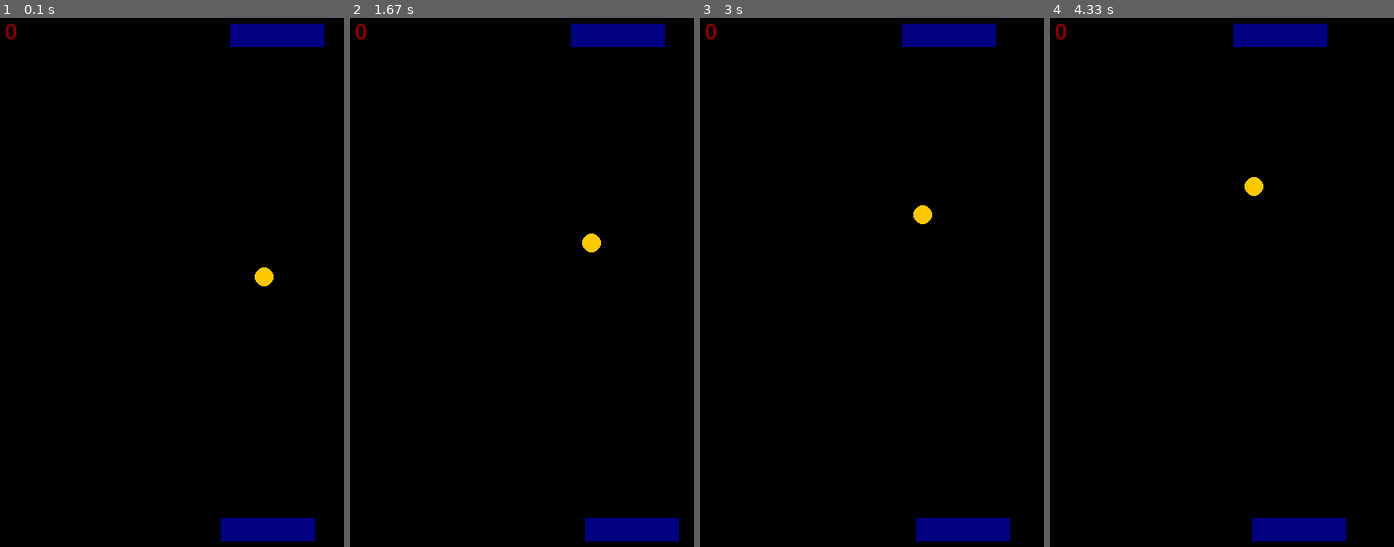
Above: before the commit, frames 1-4 (left to right).
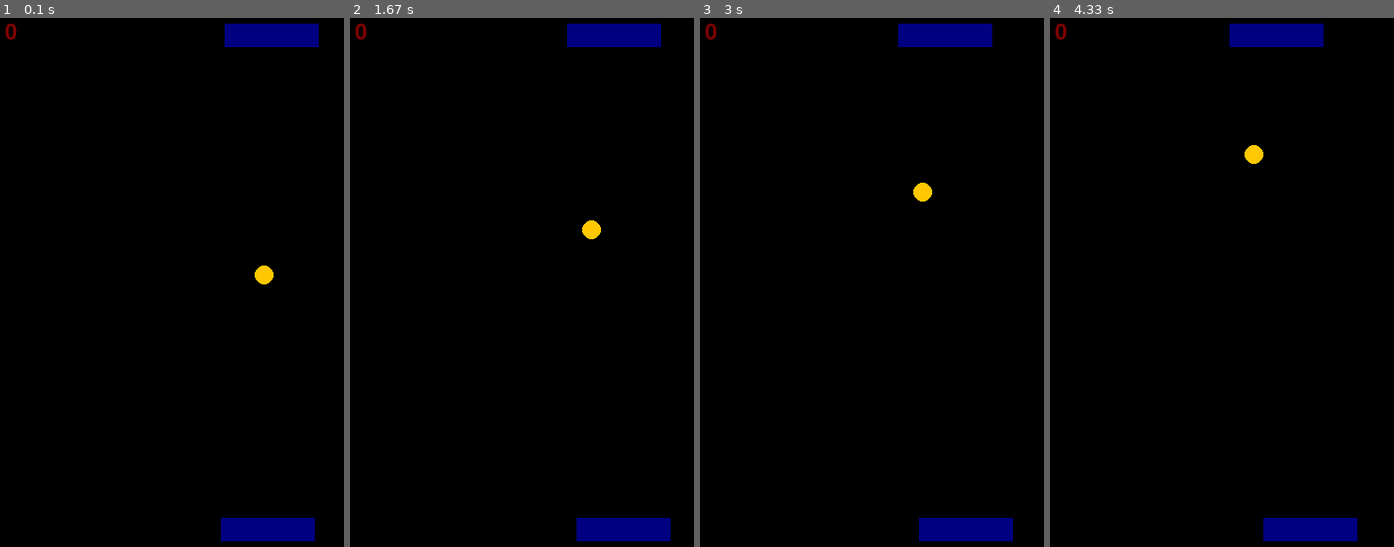
Above: after the commit, the same moments.

Repository: ArcanianArcher/Pygame-Arcade
Game: pygame game, started from Pong.py
Two runs of this game, one before a commit and one after it. Both use one fixed random seed, a clock stepped at 60 frames per second and the inputs below.
Inputs:
- Up to frame 1 (0.1 s): no input
- Up to frame 2 (1.67 s): hold A 0.33-0.8 s; hold Right 0.33-0.8 s; hold Right 0.83-1.3 s
- Up to frame 3 (3 s): hold Left 1.83-2.37 s
- Up to frame 4 (4.33 s): hold Left 3.5-3.97 s

The runs differ from the first frame. In frame 1, 0.2% of the frame differs, in the area x 65-95%, y 1-51%; in frame 2, 0.6%; in frame 3, 0.5%; in frame 4, 0.7%, in the area x 52-90%, y 1-99%.

Commit message:
link to arcade then it is done

Diff:
--- a/Pong.py
+++ b/Pong.py
@@ -29,7 +29,7 @@
     cooldown = 8
     alive = True
 
-    dy = 3
+    dy = 4
     dx = 2
 
     score = 0
@@ -43,10 +43,10 @@
             pressed = arcade.getKey()
             if pressed[K_a] or pressed[K_LEFT]:
                 if player_x > 0:
-                    player_x -= 5
+                    player_x -= 2
             if pressed[K_d] or pressed[K_RIGHT]:
                 if player_x < 500:
-                    player_x += 5
+                    player_x += 2
             if pressed[K_ESCAPE]:
                 pygame.quit()
                 sys.exit()
@@ -71,7 +71,7 @@
                         dx = 2
                     else:
                         dx = -2
-                dy = 3
+                dy = 4
             elif arcade.isColliding((ai, ai_x, ai_y), (ball, ball_x, ball_y)):
                 if (ball_x + 10 < ai_x + 25):
                     dx = 3
@@ -82,15 +82,17 @@
                         dx = 2
                     else:
                         dx = -2
-                dy = -3
+                dy = -4
 
             ball_y -= dy
             ball_x -= dx
 
             if ai_x + 25 < ball_x + 10:
-                ai_x += 5
+                if ai_x < 500:
+                    ai_x += 2
             elif ai_x + 100 > ball_x + 10:
-                ai_x -= 5
+                if ai_x > 0:
+                    ai_x -= 2
 
             if ball_y >= 550:
                 score -= 1
